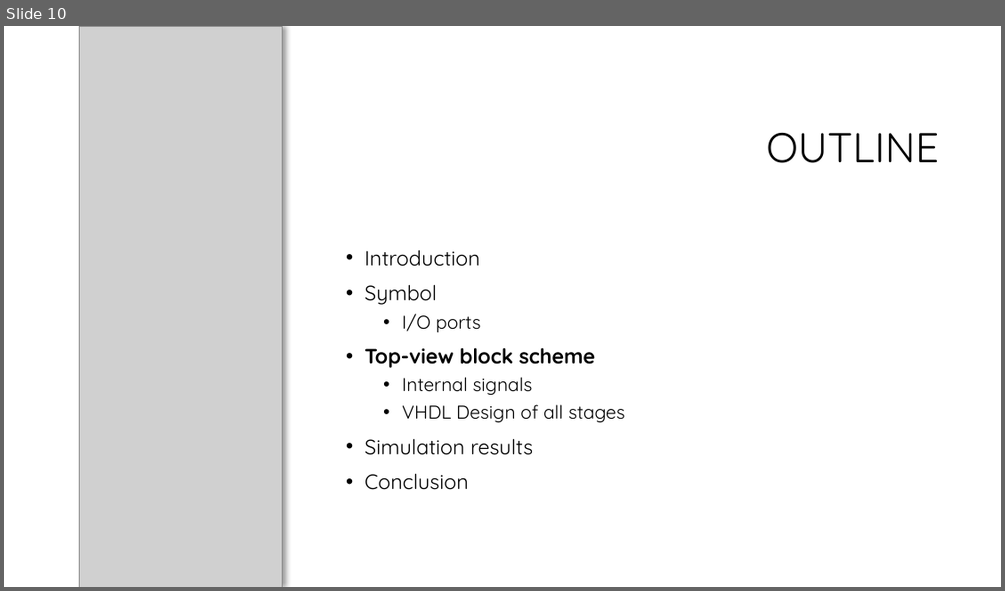
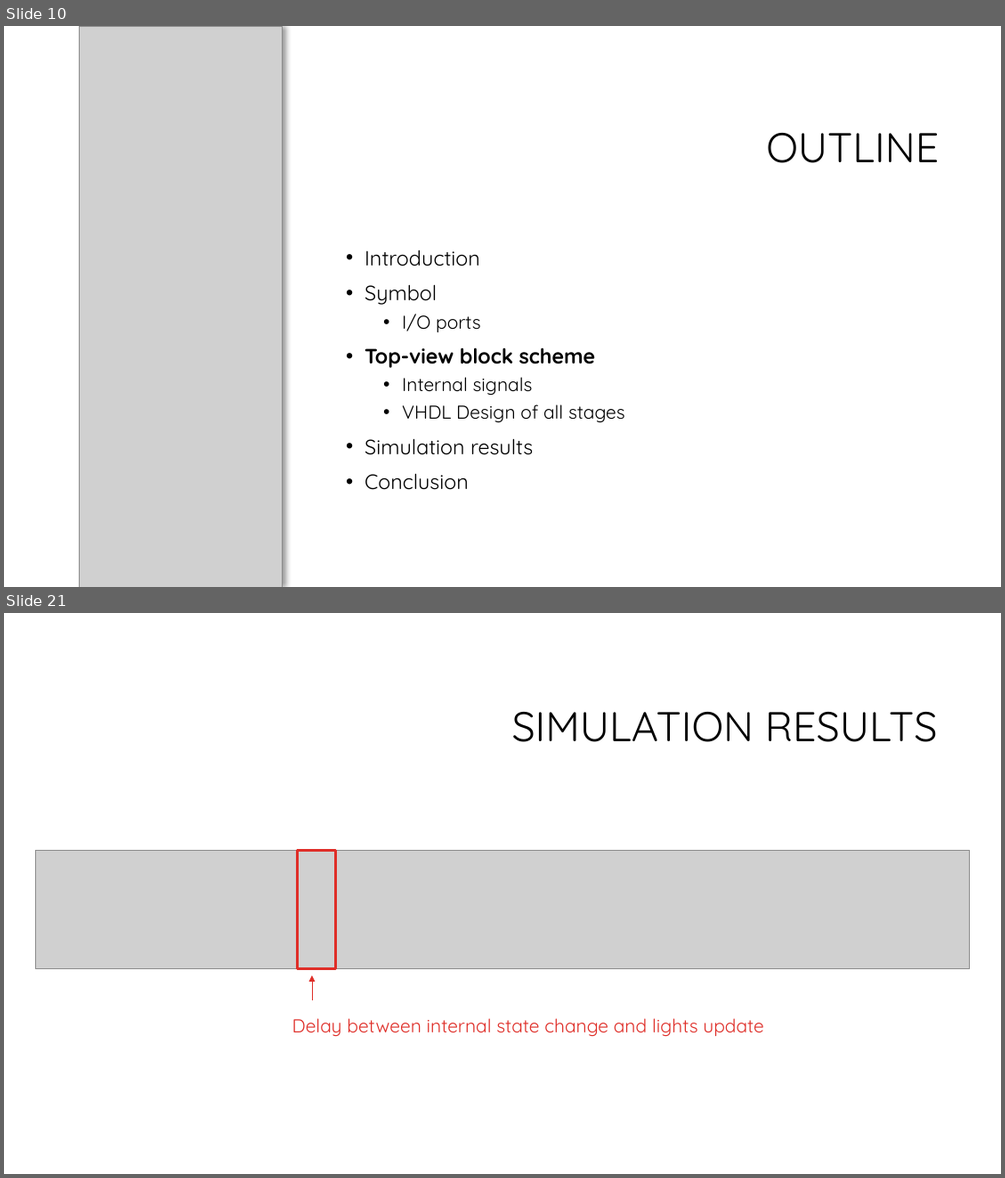
Before and after one commit to HopedWall/LightControlSystem, a slide deck: doc/Gruppo2_VincenziPorto.pptx. Shown one above the other, each under a label of ours: slide 10 before the commit, slides 10 and 21 after it; the slides between them are not shown. The pictures are 1005x591 and 1005x1178 pixels, drawn with LibreOffice and Linux fonts; fonts in the diff are those of the drawing; grey boxes stand for pictures; background and template pictures are left out. Boxes give left, top, right and bottom in pixels: in the first picture for what was removed or moved away, otherwise in the second. Text is boxed around its words. In the diff, an @@ line names an element or a change of style, - is before the commit and + after.

```diff
--- a/doc/Gruppo2_VincenziPorto.pptx
+++ b/doc/Gruppo2_VincenziPorto.pptx
@@ slide 21 added at <box>4,613,1001,1174</box>, background #FFFFFF @@
@@ title added at <box>512,712,938,742</box>, 40 pt, text #000000 @@
+SIMULATION RESULTS
@@ picture added at <box>35,850,971,968</box> @@
@@ rectangle added at <box>297,850,335,968</box>, outline #DF2E28 3 pt @@
@@ arrow added from (312, 1000) to (312, 976), #DF2E28 0.75 pt @@
@@ text added at <box>292,1018,764,1036</box>, 18 pt, text #DF2E28 @@
+Delay between internal state change and lights update
```
Also in this commit, not shown: 4 slides changed, 25 other slides added, 1 other file.
